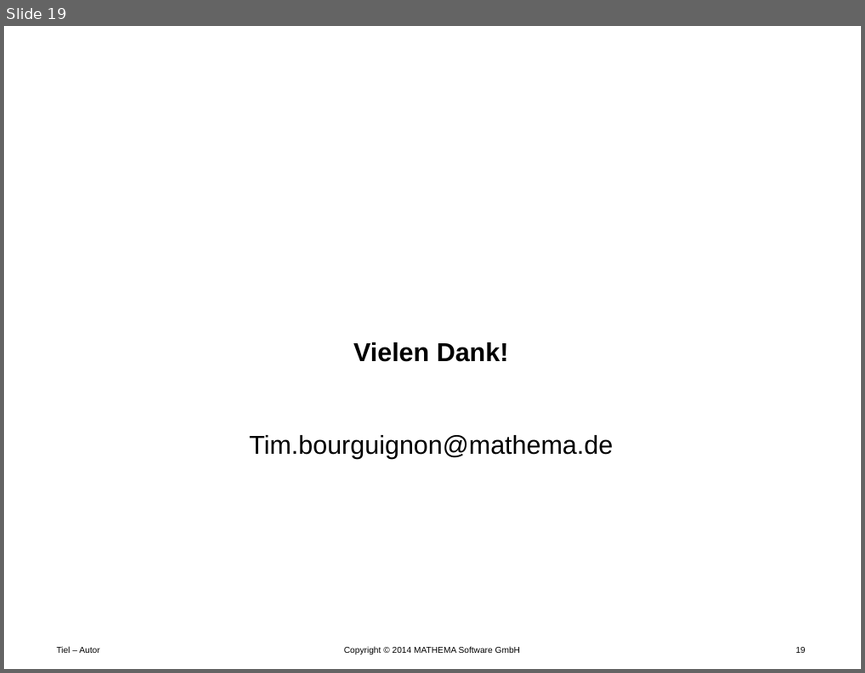
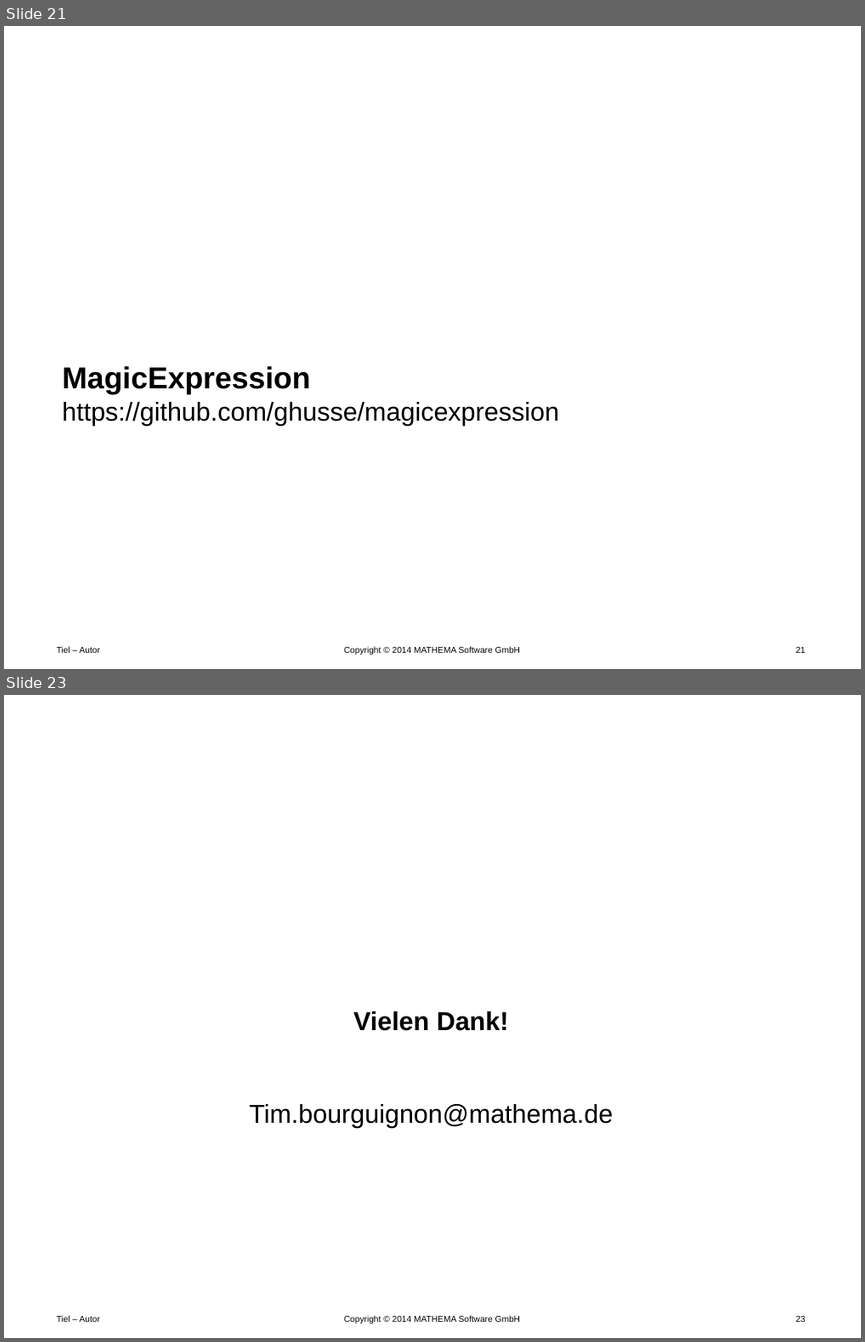
Before and after one commit to Timothep/Talk.LostInTranslation, a slide deck: LostInTranslation.pptx. Shown one above the other, each under a label of ours: slide 19 before the commit, slides 21 and 23 after it; the slides between them are not shown. The pictures are 865x673 and 865x1342 pixels, drawn with LibreOffice and Linux fonts; fonts in the diff are those of the drawing; background and template pictures are left out. Boxes give left, top, right and bottom in pixels: in the first picture for what was removed or moved away, otherwise in the second. Text is boxed around its words. In the diff, an @@ line names an element or a change of style, - is before the commit and + after.

Commit message:
Debut SimpleExpression

```diff
--- a/LostInTranslation.pptx
+++ b/LostInTranslation.pptx
@@ slide 21 added at box(4, 26, 861, 669), background #FFFFFF; not listed: 3 template elements that a slide beside it also shows @@
@@ text added at box(62, 366, 559, 426), 24 pt, text #000000 @@
+MagicExpression
+https://github.com/ghusse/magicexpression
@@ what was slide 19 is now slide 23 @@
@@ page number at box(795, 1315, 805, 1321): text changed @@
-19
+23
```
Also in this commit, not shown: 2 slides changed, 6 other slides added, 3 slides removed.
